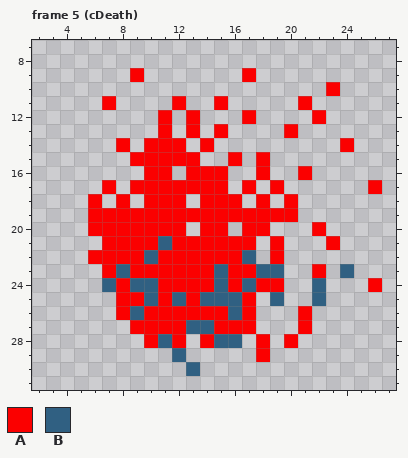
Two states of a pixel-art file, Assets/Texture/chicken.aseprite. That is the earlier state.
32x32 pixels, 7 frames. Shown: frame 5 (cDeath): x 2..27, y 7..31. The commit also changed other frames, which this record leaves out.
Palette (. is transparent): A #fb0000  B #306082
Pixels before, frame 5 (cDeath), first column x 6:
 9 ...A.......A.........
10 .................A...
11 .A....A..A.....A.....
12 .....A.A...A....A....
13 .....A.A.A....A......
14 ..A.AAA.A.........A..
15 ...AAAAA..A.A........
16 ....AA.AAA..A..A.....
17 .A.AAAAAAA.A.A......A
18 A.A.AAA.AAA.A.A......
19 AAAAAAAAAAAAAAA......
20 AAAAAAA.AA.AA...A....
21 .AAAABAAAAAA.A...A...
22 AAAABAAAAAAB.A.......
23 .ABAAAAAABAABB..A.B..
24 .BABBAAAABABAA..B...A
25 ..AABABABBBA.B..B....
26 ..ABAAAAAABA...A.....
27 ...AAAABBAAA...A.....
28 ....ABA.ABB.A.A......
29 ......B.....A........
30 .......B.............
New version:
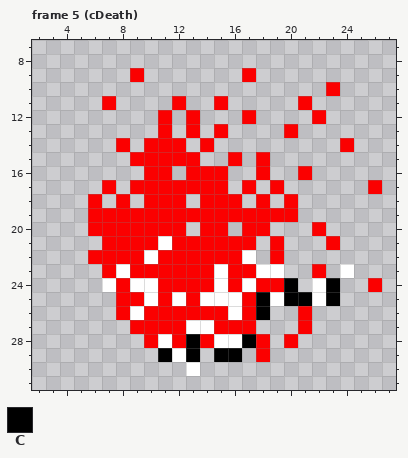
Colours new in this view: C #000000
Edits made:
Colour B changes from #306082 to #ffffff.
Frame 5 (cDeath):
Colour C is added in row 24 at x 20 and 23; in row 25 at x 18, 20 to 21 and 23; in row 26 at x 18; in row 28 at x 13 and 17; in row 29 at x 11, 13 and 15 to 16.
Boxes around the changes in both pictures, in picture pixels (x1, y1, x2, y2):
changed: (102, 236, 354, 376)
